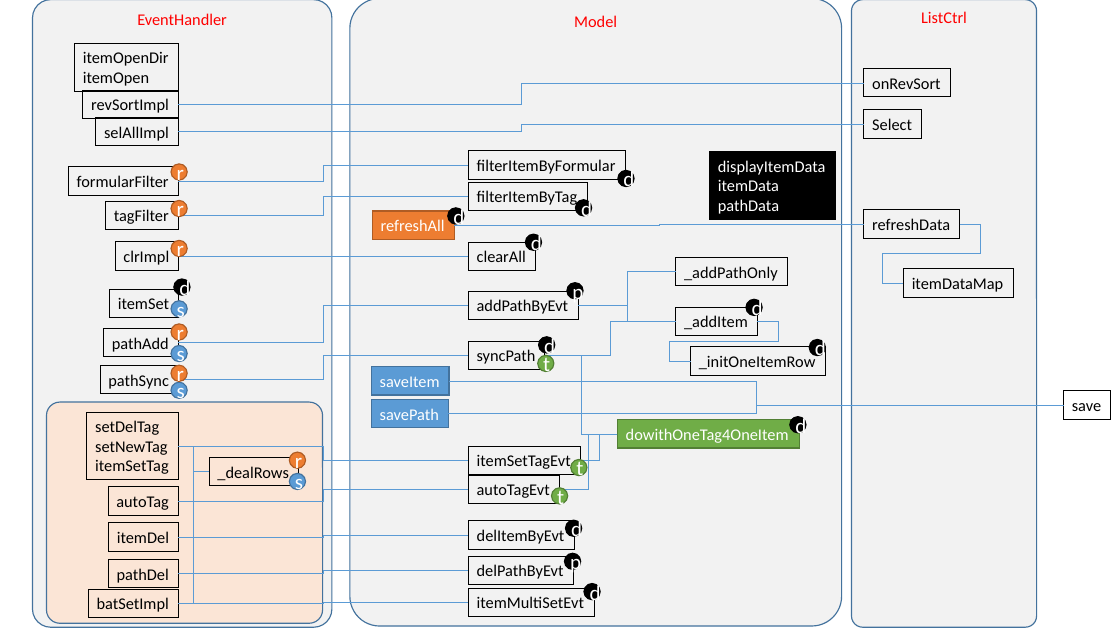
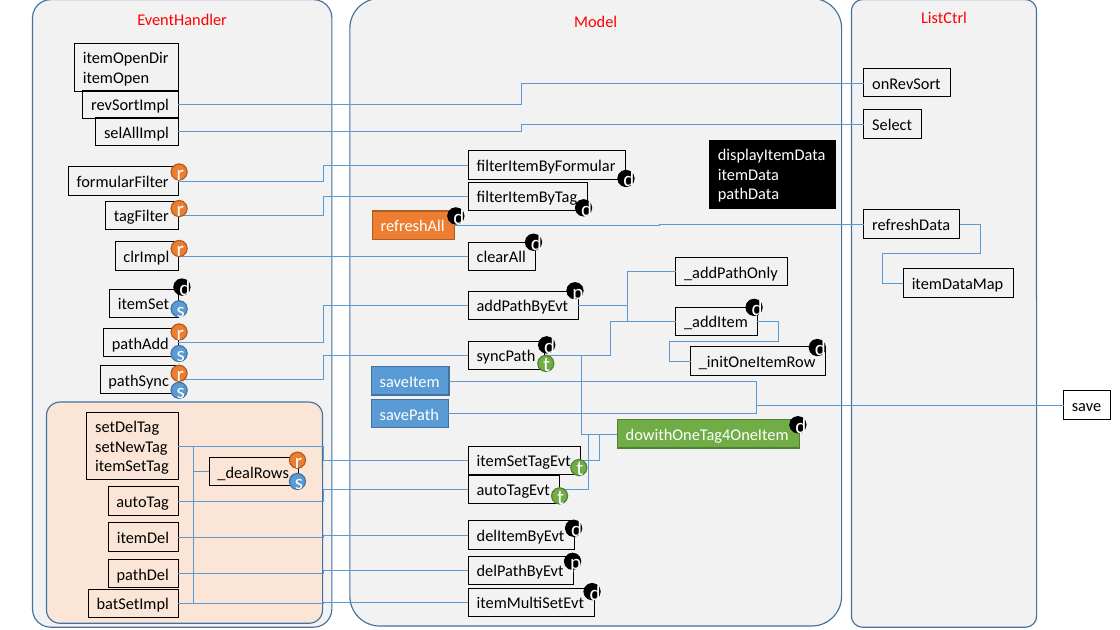
Before and after one commit to ceachen/tagger, a slide deck: slide 1 of LLD.pptx. Drawn at 1120x630 pixels with LibreOffice and Linux fonts; fonts in the diff are those of the drawing. Boxes give left, top, right and bottom in pixels: in the first picture for what was removed or moved away, otherwise in the second. Text is boxed around its words. In the diff, an @@ line names an element or a change of style, - is before the commit and + after.

```diff
--- a/LLD.pptx
+++ b/LLD.pptx
@@ rectangle "displayItemData": place and size @@
-rectangle "displayItemData" at (710, 152, 836, 220)
+rectangle "displayItemData" at (710, 140, 836, 208)
```
Also in this commit, not shown: 2 slides added, 8 other files.
